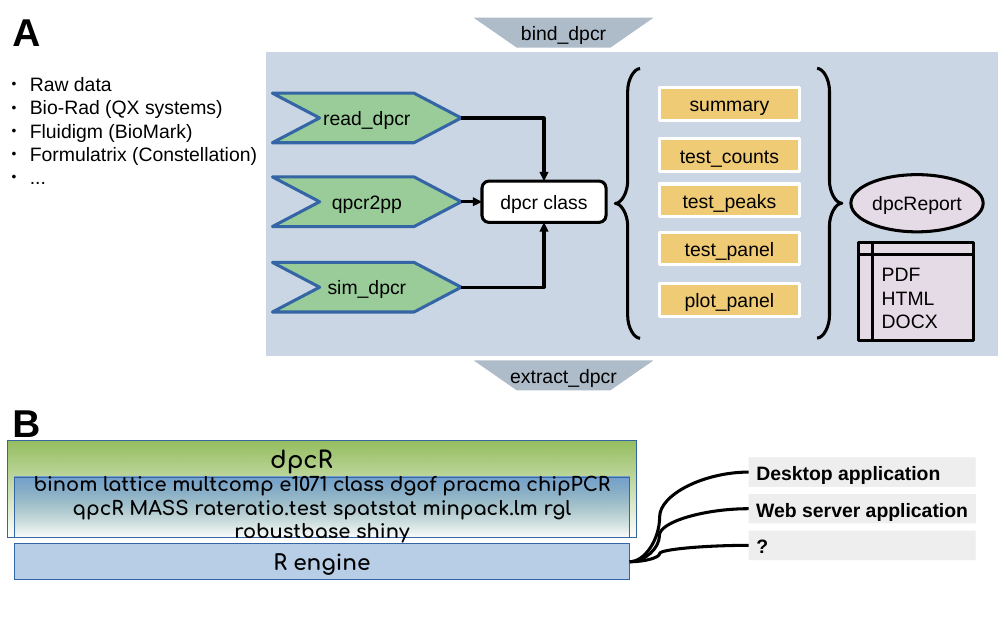
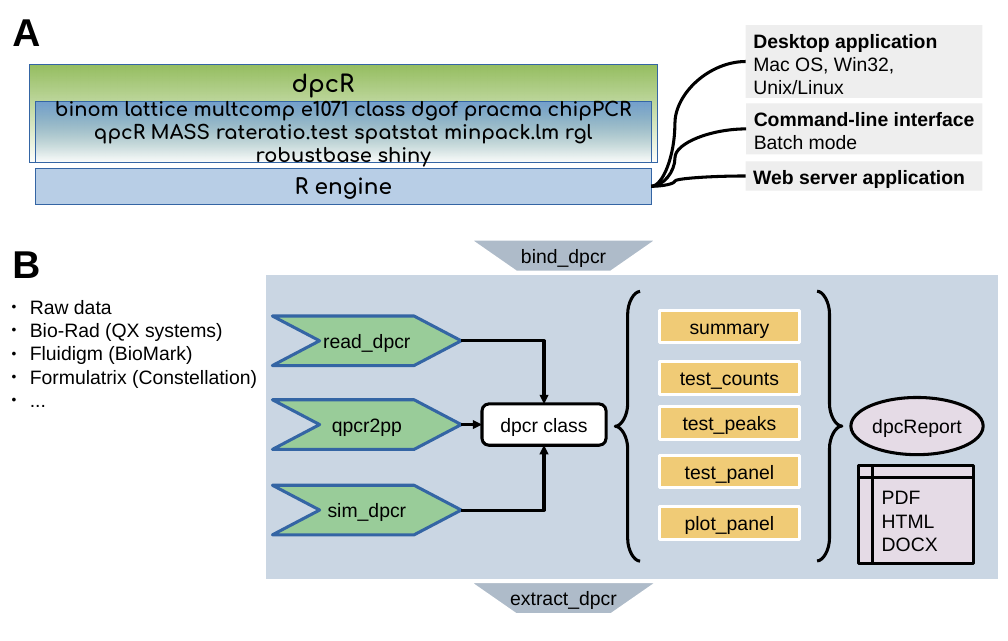
Before and after one commit to michbur/dpcR_article, a slide deck: slide 2 of dpcR_analysis.odp. Drawn at 1008x641 pixels with LibreOffice and Linux fonts; fonts in the diff are those of the drawing. Boxes give left, top, right and bottom in pixels: in the first picture for what was removed or moved away, otherwise in the second. Text is boxed around its words. In the diff, an @@ line names an element or a change of style, - is before the commit and + after.

```diff
--- a/dpcR_analysis.odp
+++ b/dpcR_analysis.odp
@@ rectangle "Desktop application": place and size @@
-rectangle "Desktop application" at <box>749,458,976,487</box>
+rectangle "Desktop application" at <box>746,25,982,98</box>
@@ text in rectangle at <box>753,57,894,95</box>: paragraph added @@
+Mac OS, Win32, Unix/Linux
@@ 3 rectangles, 1 text: place and size @@
-3 rectangles, 1 text at <box>8,441,636,580</box>
+3 rectangles, 1 text at <box>29,65,658,204</box>
@@ curved line added from (651, 186) to (746, 61), #000000 2.83 pt @@
@@ rectangle added at <box>746,103,983,154</box>, fill #EEEEEE, 18 pt, text #000000, bold @@
+Command-line interface
+Batch mode
@@ curved line moved from (630, 563) - (749, 546) to (651, 186) - (746, 129) @@
@@ curved line moved from (630, 563) - (749, 473) to (651, 186) - (746, 176) @@
@@ rectangle "Web server application": place and size @@
-rectangle "Web server application" at <box>749,494,976,524</box>
+rectangle "Web server application" at <box>746,161,982,191</box>
@@ text "B" rewrapped from <box>12,406,40,444</box> to <box>12,251,40,278</box> @@
@@ 7 freeform shapes, 5 rectangles, 2 elbow arrows, 1 text, 1 ellipse, 1 flow chart internal storage: place and size @@
-7 freeform shapes, 5 rectangles, 2 elbow arrows, 1 text, 1 ellipse, 1 flow chart internal storage at <box>30,16,999,393</box>
+7 freeform shapes, 5 rectangles, 2 elbow arrows, 1 text, 1 ellipse, 1 flow chart internal storage at <box>30,239,999,615</box>
@@ 1 rounded rectangle, 1 rectangle, 1 elbow arrow: place and size @@
-1 rounded rectangle, 1 rectangle, 1 elbow arrow at <box>462,88,799,288</box>
+1 rounded rectangle, 1 rectangle, 1 elbow arrow at <box>462,310,799,511</box>
@@ curved line removed from (630, 563) to (749, 509) @@
@@ rectangle removed at <box>749,531,976,560</box> @@
-?
```
Also in this commit, not shown: 2 other files.
